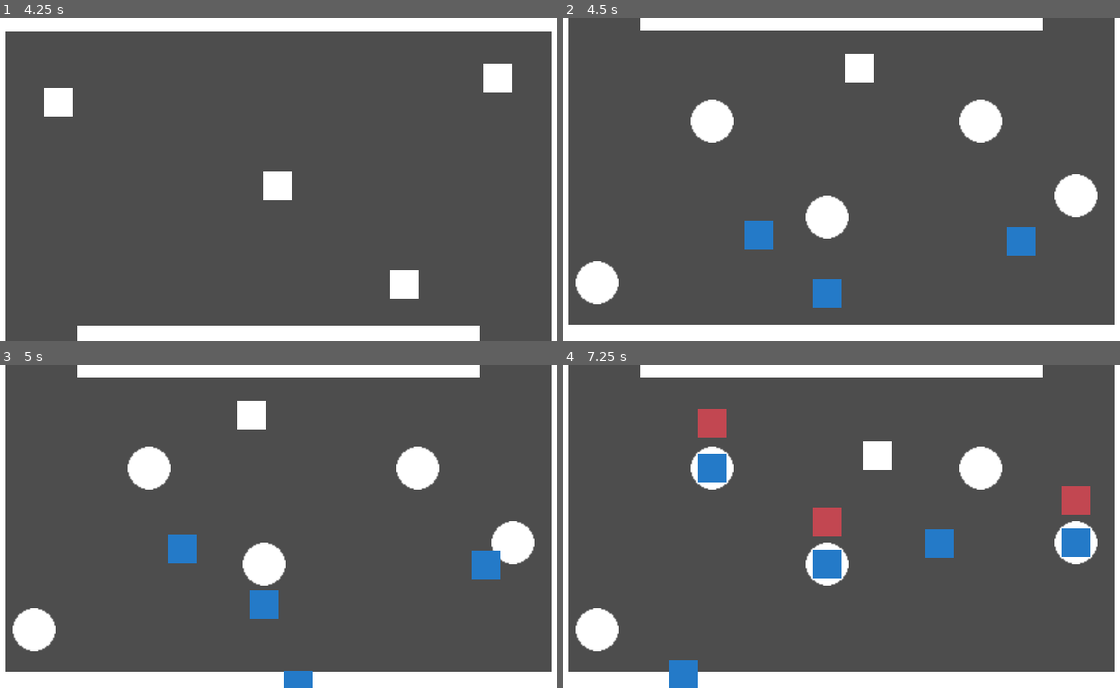
Above: before the commit, frames 1-4 (two rows, left to right).
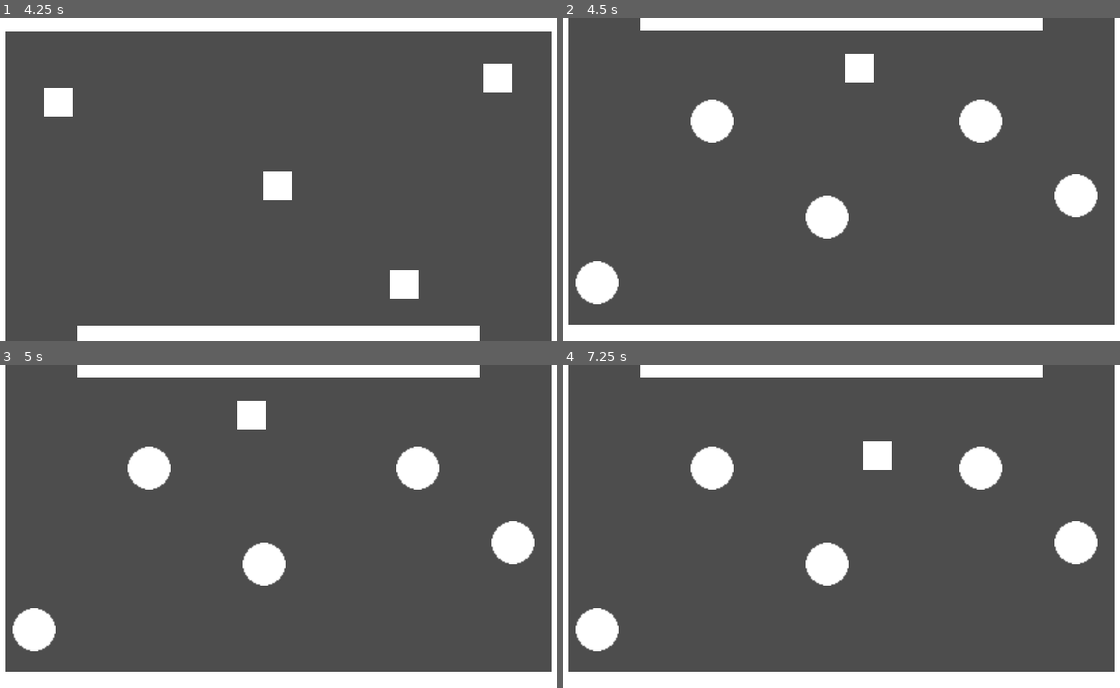
Above: after the commit, the same moments.

Repository: billbobphil/coffee-jam-2023
Game: Godot game, scene res://scenes/rootScene.tscn
The game is run twice, just before and just after one commit, with the same random seed, the same clock (stepped at 60 frames per second) and the same inputs.
Inputs:
- Up to frame 1 (4.25 s): tap Enter at 0.5, 2.75 s; hold D (move_right) 0.53-1.28 s; tap F (interact) at 0.6, 1.55, 2.3, 2.85, 3.6 s; hold S (move_down) 1.28-2.03 s; tap Tab (change_camera) at 1.35 s; tap Space (dash) at 2, 2.1, 3.5 s; hold D (move_right) 2.03-2.78 s; hold W (move_up) 2.78-3.53 s; hold A (move_left) from 3.53 s (still down)
- Up to frame 2 (4.5 s): keep holding A (move_left); tap Enter at 4.25 s; tap Tab (change_camera) at 4.35 s
- Up to frame 3 (5 s): keep holding A (move_left); tap F (interact) at 4.55 s
- Up to frame 4 (7.25 s): release A (move_left) at 5.03 s; hold S (move_down) 5.03-5.78 s; tap Space (dash) at 5.1 s; tap F (interact) at 5.3, 5.85, 6.6 s; hold D (move_right) 5.78-6.53 s; hold W (move_up) from 6.53 s (still down)

Frame 1 is identical in both runs. In frame 2, 1.4% of the frame differs, in the area x 32-85%, y 62-90%; in frame 3, 1.6%; in frame 4, 3.7%, in the area x 19-95%, y 13-100%.

Commit message:
Had to re-create order scene. Order expanded to interact with the player and 'analyze' if the order is correct. Needs accurate product system to be created

Diff:
--- a/scenes/order.tscn
+++ b/scenes/order.tscn
@@ -1,11 +1,30 @@
-[gd_scene load_steps=3 format=3 uid="uid://nat7nq4nus8d"]
+[gd_scene load_steps=5 format=3 uid="uid://qrgus5pesgo"]
 
-[ext_resource type="Script" path="res://scripts/Order.gd" id="1_aouia"]
-[ext_resource type="Texture2D" uid="uid://caaemqq2ww1yi" path="res://art/32x32-cube.png" id="2_rqaju"]
+[ext_resource type="Script" path="res://scripts/Order.gd" id="1_wcunv"]
+[ext_resource type="Texture2D" uid="uid://caaemqq2ww1yi" path="res://art/32x32-cube.png" id="2_ohoat"]
+[ext_resource type="Texture2D" uid="uid://b4fs84xl6r4qr" path="res://art/F_Key_Light.png" id="3_xuywm"]
+
+[sub_resource type="CircleShape2D" id="CircleShape2D_o8ntf"]
+radius = 54.626
 
 [node name="Order" type="Node2D"]
-script = ExtResource("1_aouia")
+script = ExtResource("1_wcunv")
 
-[node name="Backdrop" type="Sprite2D" parent="."]
-modulate = Color(0.760293, 0.279578, 0.319123, 1)
-texture = ExtResource("2_rqaju")
+[node name="OrderSprite" type="Sprite2D" parent="."]
+modulate = Color(0.803922, 0.356863, 0.411765, 1)
+texture = ExtResource("2_ohoat")
+
+[node name="Area2D" type="Area2D" parent="."]
+
+[node name="CollisionShape2D" type="CollisionShape2D" parent="Area2D"]
+position = Vector2(0, 39)
+shape = SubResource("CircleShape2D_o8ntf")
+
+[node name="InteractSprite" type="Sprite2D" parent="."]
+visible = false
+position = Vector2(0, 39)
+scale = Vector2(0.44, 0.46)
+texture = ExtResource("3_xuywm")
+
+[connection signal="body_entered" from="Area2D" to="." method="_on_area_2d_body_entered"]
+[connection signal="body_exited" from="Area2D" to="." method="_on_area_2d_body_exited"]
--- a/scripts/CustomerManager.gd
+++ b/scripts/CustomerManager.gd
@@ -4,7 +4,7 @@
 var customers : Array[Customer] = [];
 @export var tables: Array[Table]
 var spawnTimer : float = 0;
-@export var timeBetweenSpawns: float = 1;
+@export var timeBetweenSpawns: float = 10;
 
 # Called when the node enters the scene tree for the first time.
 func _ready():
--- a/scripts/Order.gd
+++ b/scripts/Order.gd
@@ -14,13 +14,14 @@
 var isOrderOnGoing : bool = false;
 var orderType : OrderManager.orderTypes;
 var customer : Customer;
+var canOrderBeInteractedWith : bool = false;
 
 signal order_expired;
 signal order_fulfilled;
 
-# Called when the node enters the scene tree for the first time.
 func _ready():
-	pass # Replace with function body.
+	var player = get_tree().get_first_node_in_group("Player")
+	player.interaction_triggered.connect(_on_player_interaction_triggered);
 
 func startOrderTimer():
 	print("Order timer started");
@@ -30,7 +31,6 @@
 	initialPositionY = position.y;
 	print("Order type: " + str(orderType));
 
-# Called every frame. 'delta' is the elapsed time since the previous frame.
 func _process(delta):
 	orderTimerRoutine(delta);
 	floatRoutine(delta);
@@ -52,3 +52,35 @@
 
 	if(position.y <= initialPositionY + yFloatMin):
 		direction = 1;
+
+func _on_area_2d_body_entered(body):
+	if(body.name == "Player"):
+		get_node("InteractSprite").visible = true;
+		canOrderBeInteractedWith = true;
+
+func _on_area_2d_body_exited(body):
+	if(body.name == "Player"):
+		get_node("InteractSprite").visible = false;
+		canOrderBeInteractedWith = false;
+
+func _on_player_interaction_triggered(player: Player):
+	if(canOrderBeInteractedWith):
+		print("Player trying to deliver order");
+		print(player.heldProduct);
+		if(isOrderSatisfied(player.heldProduct)):
+			orderCompletedSuccessfully(player);
+		else:
+			print("Order not satisfied")
+
+func isOrderSatisfied(deliveredProduct):
+	print("Analyzing if product is sufficient");
+	if(deliveredProduct == null):
+		return false;
+	return true;
+
+func orderCompletedSuccessfully(player : Player):
+	print("Order satisfied");
+	isOrderOnGoing = false;
+	player.heldProduct = null;
+	customer.orderCompleted();
+	self.queue_free();
--- a/scripts/Player.gd
+++ b/scripts/Player.gd
@@ -1,4 +1,6 @@
 extends CharacterBody2D
+
+class_name Player;
 
 const SPEED = 100;
 const DASH_SPEED_MULTIPLIER = 25;
@@ -6,6 +8,7 @@
 signal interaction_triggered
 var isDashAvailable = true;
 var dashTimer = 0;
+var heldProduct : Product;
 
 func _physics_process(delta):
 	var direction = Input.get_vector("move_left", "move_right", "move_up", "move_down")
@@ -21,6 +24,11 @@
 	dashTimer += delta;
 	if(Input.is_action_just_pressed("interact")):
 		print("Player pressed interact")
-		interaction_triggered.emit()
+		interaction_triggered.emit(self)
 	if(dashTimer > DASH_COOLDOWN && !isDashAvailable):
 		isDashAvailable = true;
+
+func giveProduct(product : Product):
+	#TODO: lots of logic
+	heldProduct = product;
+	pass
--- a/scripts/Station.gd
+++ b/scripts/Station.gd
@@ -3,6 +3,8 @@
 var keyPromptSprite;
 var stationCanBeInteractedWith = false;
 @export var stationName: String = "";
+
+var productType : Product.productTypes = Product.productTypes.coffee;
 
 # Called when the node enters the scene tree for the first time.
 func _ready():
@@ -10,11 +12,9 @@
 	var player = get_tree().get_first_node_in_group("Player")
 	player.interaction_triggered.connect(_on_player_interaction_triggered)
 
-
 # Called every frame. 'delta' is the elapsed time since the previous frame.
 func _process(delta):
 	pass
-
 
 func _on_area_2d_body_entered(body):
 	if(body.name == "Player"):
@@ -29,6 +29,9 @@
 		stationCanBeInteractedWith = false;
 
 
-func _on_player_interaction_triggered():
+func _on_player_interaction_triggered(player: Player):
 	if(stationCanBeInteractedWith):
 		print("interacting with station: " + stationName)
+		var product = Product.new();
+		product.type = productType;
+		player.giveProduct(product);
--- /dev/null
+++ b/scripts/product.gd
@@ -0,0 +1,22 @@
+extends Node
+
+class_name Product
+
+enum productTypes {
+	espresso,
+	coffee,
+	milk,
+	sugar,
+	steamedMilk
+}
+
+var type : Product.productTypes;
+
+# Called when the node enters the scene tree for the first time.
+func _ready():
+	pass # Replace with function body.
+
+
+# Called every frame. 'delta' is the elapsed time since the previous frame.
+func _process(delta):
+	pass
